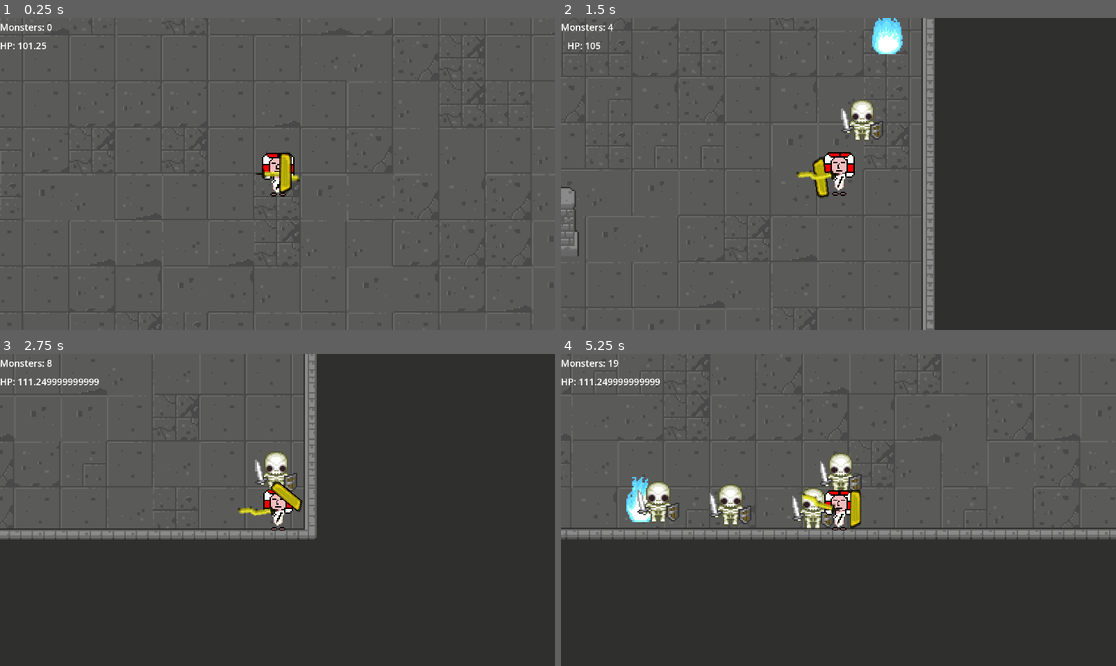
Above: before the commit, frames 1-4 (two rows, left to right).
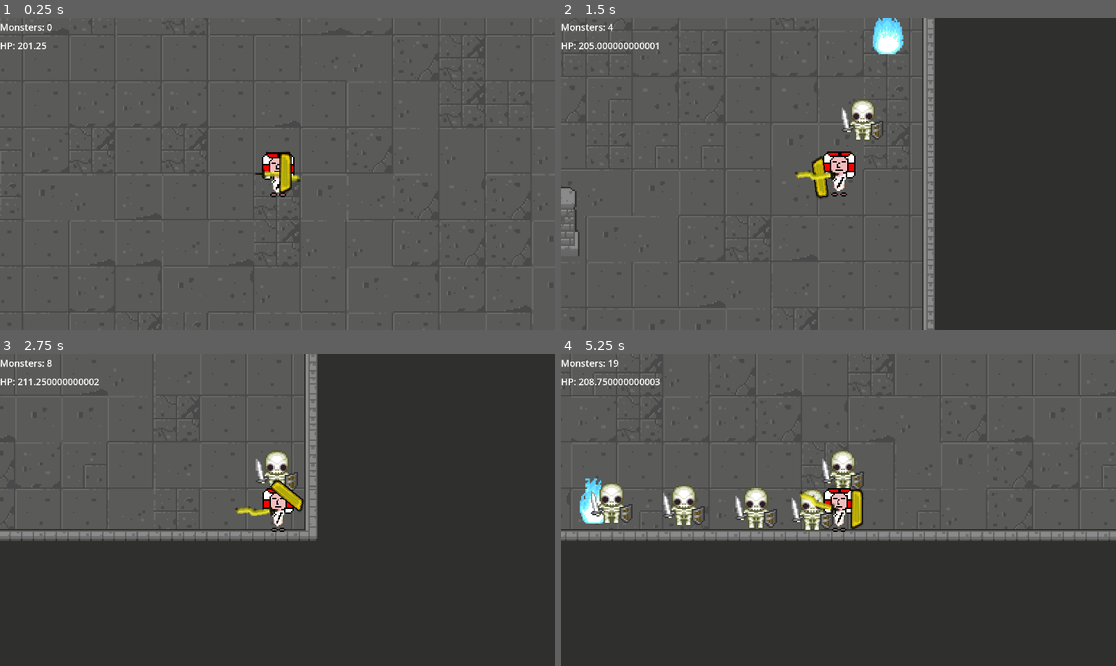
Above: after the commit, the same moments.

Repository: zstenger93/GitHub_Game_Off_2023
Game: Godot game, scene res://Scenes/main_scene.tscn
The game is run twice, just before and just after one commit, with the same random seed, the same clock (stepped at 60 frames per second) and the same inputs.
Inputs (mouse positions are in pixels of both pictures, inside the frame that each line leads up to):
- Up to frame 1 (0.25 s): no input
- Up to frame 2 (1.5 s): move the mouse to (960, 158) at 0.52 s; press the mouse at (960, 158) at 0.53 s; hold Right (move_right) 0.53-1.28 s; move the mouse to (727, 189) at 1.27 s; release the mouse at (727, 189) at 1.28 s; hold S (move_down) from 1.28 s (still down); right-click (727, 189) at 1.35 s
- Up to frame 3 (2.75 s): move the mouse to (333, 441) at 2.02 s; release S (move_down) at 2.03 s; press the mouse at (333, 441) at 2.03 s; hold Right (move_right) from 2.03 s (still down)
- Up to frame 4 (5.25 s): move the mouse to (810, 572) at 2.77 s; release Right (move_right) at 2.78 s; release the mouse at (810, 572) at 2.78 s; hold Up (move_up) 2.78-3.53 s; right-click (810, 572) at 2.85 s; move the mouse to (1005, 556) at 3.52 s; press the mouse at (1005, 556) at 3.53 s; hold A (move_left) 3.53-5.03 s; move the mouse to (672, 463) at 4.27 s; release the mouse at (672, 463) at 4.28 s; right-click (672, 463) at 4.35 s; move the mouse to (866, 510) at 5.02 s; press the mouse at (866, 510) at 5.03 s; hold S (move_down) from 5.03 s (still down)

The runs differ from the first frame. In frame 1, less than 0.1% of the frame differs, in the area x 3-55%, y 7-58%; in frame 2, 1.9%; in frame 3, 2.7%; in frame 4, 8.8%, in the area x 0-100%, y 0-60%.

Commit message:
merge

Diff:
--- a/Scales_Of_Anubis/Scripts/Player.gd
+++ b/Scales_Of_Anubis/Scripts/Player.gd
@@ -9,8 +9,8 @@
 var speedDIV : float = 3.0
 var shieldOffset : float = 8.0
 var khopeshOffset : float = 15.0
-var health : float = 100.0
-var baseHealth : float = 100
+var health : float = 200.0
+var baseHealth : float = 200
 var damage : float = 10
 var passiveRegen : float = 5
 
@@ -107,6 +107,8 @@
 	size = baseHealth / health
 	var totalVelocity : float = sqrt(velocity.x * velocity.x + velocity.y * velocity.y)
 	health += passiveRegen / 60
+	if health > 350:
+		health = 350
 	_movment(speed, totalVelocity)
 	_animationController(totalVelocity)
 	_changeSize(size)
